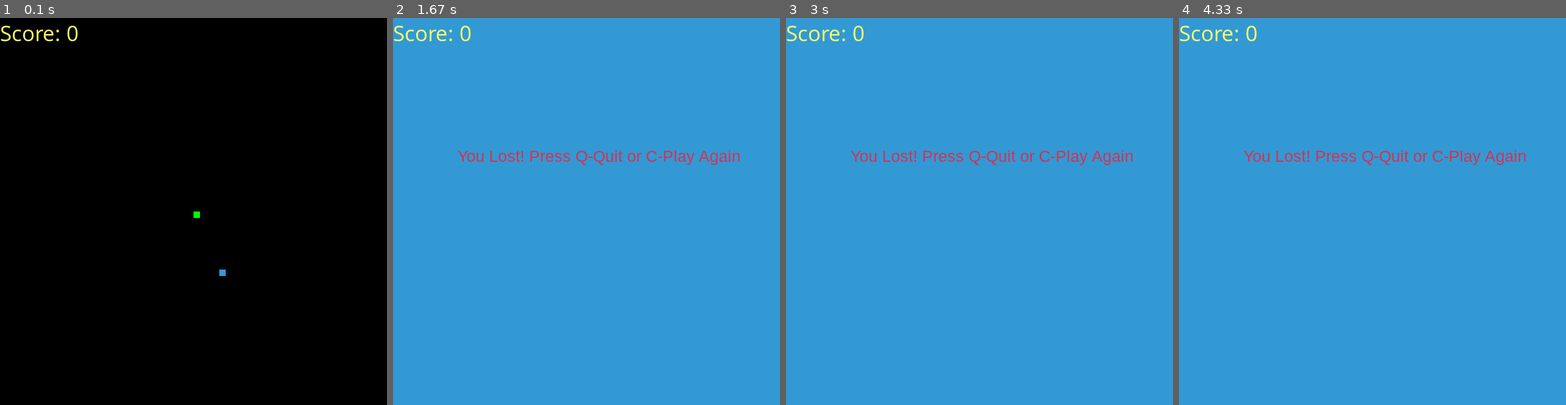
Above: before the commit, frames 1-4 (left to right).
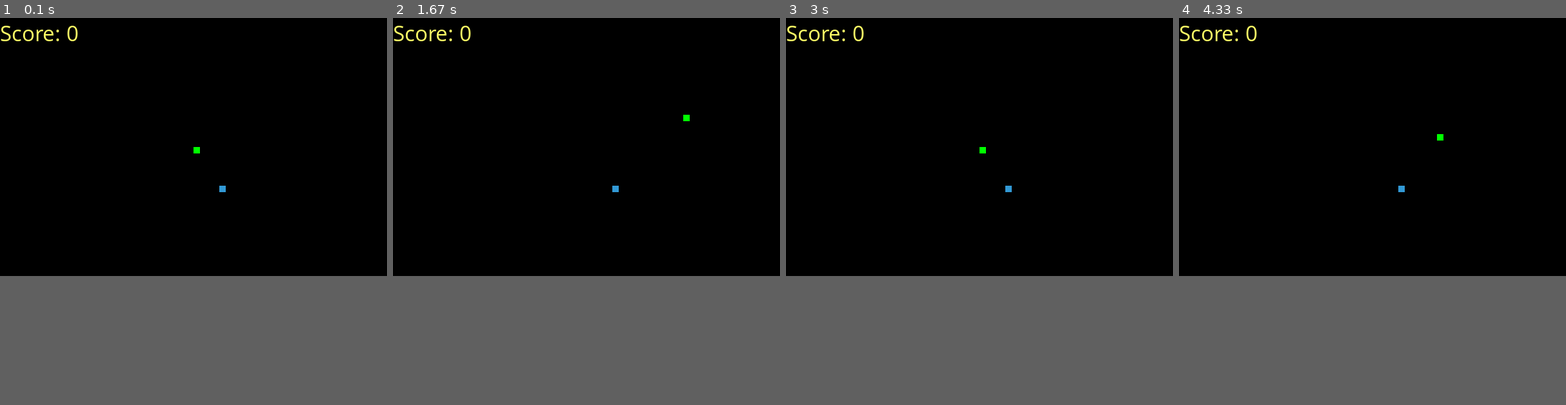
Above: after the commit, the same moments.

Repository: CoderDebajyoti/Snake-Game-using-pygame
Game: pygame game, started from snake game.py
Same seed, same stepped clock (60 frames per second), same inputs: the game is played once before the commit and once after it.
Inputs:
- Up to frame 1 (0.1 s): no input
- Up to frame 2 (1.67 s): hold Right 0.33-0.8 s; hold Up 0.83-1.13 s; hold Right 1.17-1.63 s
- Up to frame 3 (3 s): hold Left 1.67-2.2 s; hold Down 2.23-2.53 s; hold Left 2.57-2.97 s
- Up to frame 4 (4.33 s): hold Up 3-3.37 s; hold Right 3.4-4.03 s; hold Down from 4.07 s (still down)
The window is 600x600 before the commit and 600x400 after it. Grey fills any space a smaller window leaves; there, only what the larger window draws over its background counts as a difference.

The runs differ from the first frame. In frame 1, 0.1% of the frame differs, in the area x 50-59%, y 33-67%; in frame 2, 67%, in the area x 0-100%, y 0-67%; in frame 3, 67%; in frame 4, 67%.

Commit message:
Update snake game.py

Diff:
--- a/snake game.py
+++ b/snake game.py
@@ -15,7 +15,7 @@
 
 # Display settings
 width = 600
-height = 600
+height = 400
 dis = pygame.display.set_mode((width, height))
 pygame.display.set_caption('Snake Game by Debajyoti')
 
@@ -23,7 +23,7 @@
 clock = pygame.time.Clock()
 
 snake_block = 10
-snake_speed = 12
+snake_speed = 15
 
 # Font style
 font_style = pygame.font.SysFont("bahnschrift", 25)
@@ -55,7 +55,7 @@
 
     # Snake body
     snake_list = []
-    length_of_snake = 3
+    length_of_snake = 1
 
     # Food position
     foodx = round(random.randrange(0, width - snake_block) / 10.0) * 10.0
@@ -66,7 +66,7 @@
         while game_close == True:
             dis.fill(blue)
             message("You Lost! Press Q-Quit or C-Play Again", red)
-            score_display(length_of_snake - 3)
+            score_display(length_of_snake - 1)
             pygame.display.update()
 
             for event in pygame.event.get():
@@ -117,7 +117,7 @@
                 game_close = True
 
         snake(snake_block, snake_list)
-        score_display(length_of_snake - 3)
+        score_display(length_of_snake - 1)
 
         pygame.display.update()
 
